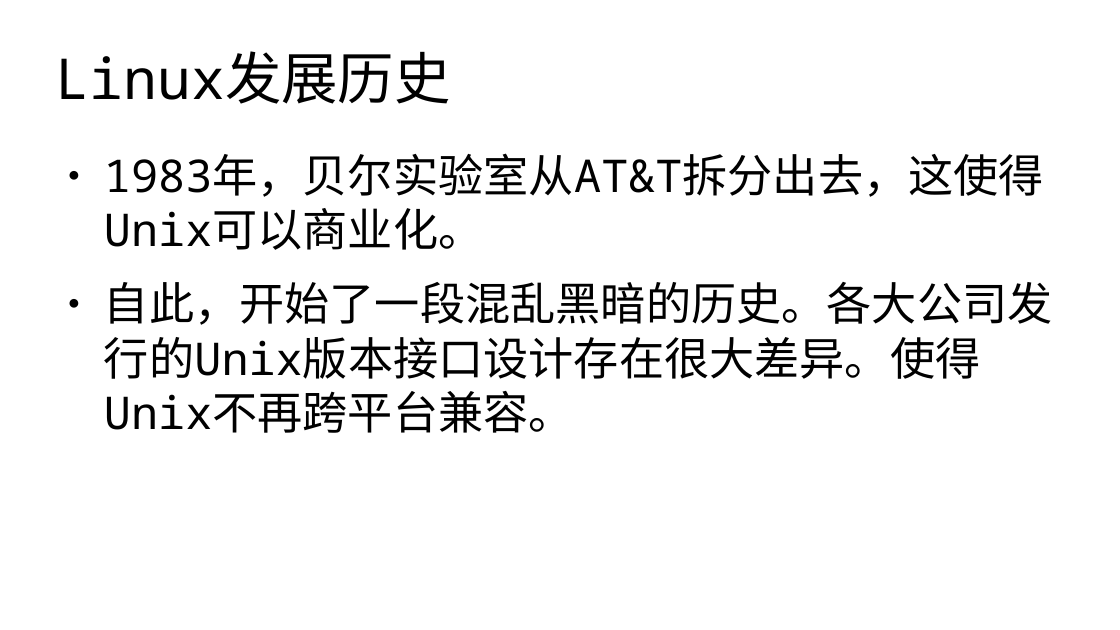
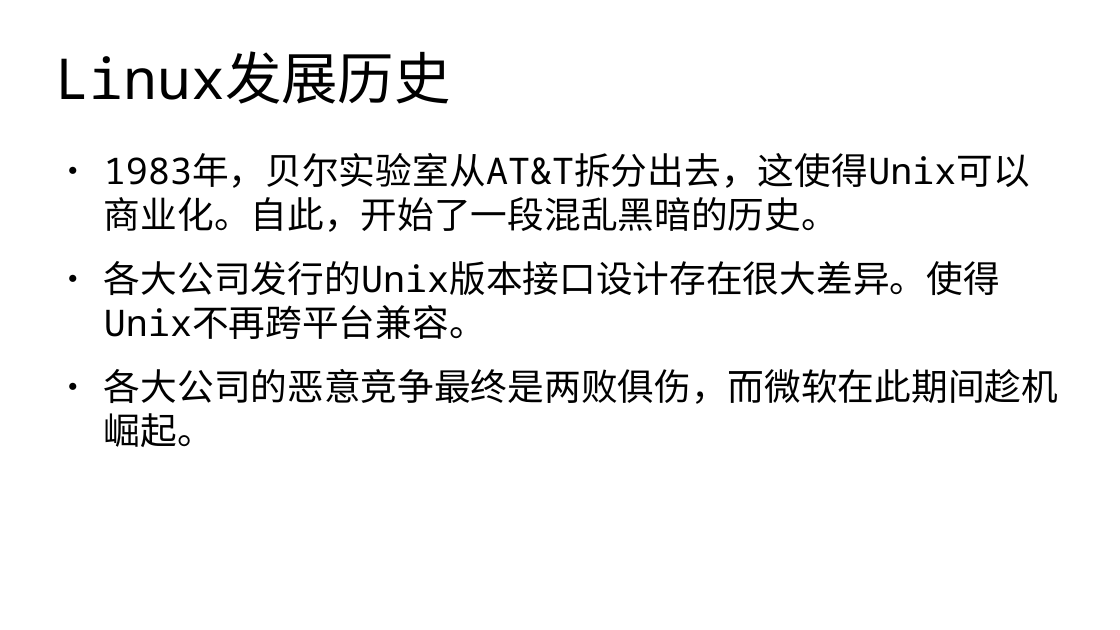
Before and after one commit to master-genius/linux-system, a slide deck: slide 11 of materials/slides/ch01-Linux-history.odp. Drawn at 1120x630 pixels with LibreOffice and Linux fonts; fonts in the diff are those of the drawing. Boxes give left, top, right and bottom in pixels: in the first picture for what was removed or moved away, otherwise in the second. Text is boxed around its words. In the diff, an @@ line names an element or a change of style, - is before the commit and + after.

```diff
--- a/materials/slides/ch01-Linux-history.odp
+++ b/materials/slides/ch01-Linux-history.odp
@@ text at (104, 153, 1058, 447): text changed; size 32 to 26 pt @@
-● 1983年，贝尔实验室从AT&T拆分出去，这使得Unix可以商业化。
-● 自此，开始了一段混乱黑暗的历史。各大公司发行的Unix版本接口设计存在很大差异。使得Unix不再跨平台兼容。
+● 1983年，贝尔实验室从AT&T拆分出去，这使得Unix可以商业化。自此，开始了一段混乱黑暗的历史。
+● 各大公司发行的Unix版本接口设计存在很大差异。使得Unix不再跨平台兼容。
+● 各大公司的恶意竞争最终是两败俱伤，而微软在此期间趁机崛起。
```
Also in this commit, not shown: 29 other slides changed, 16 other files.
